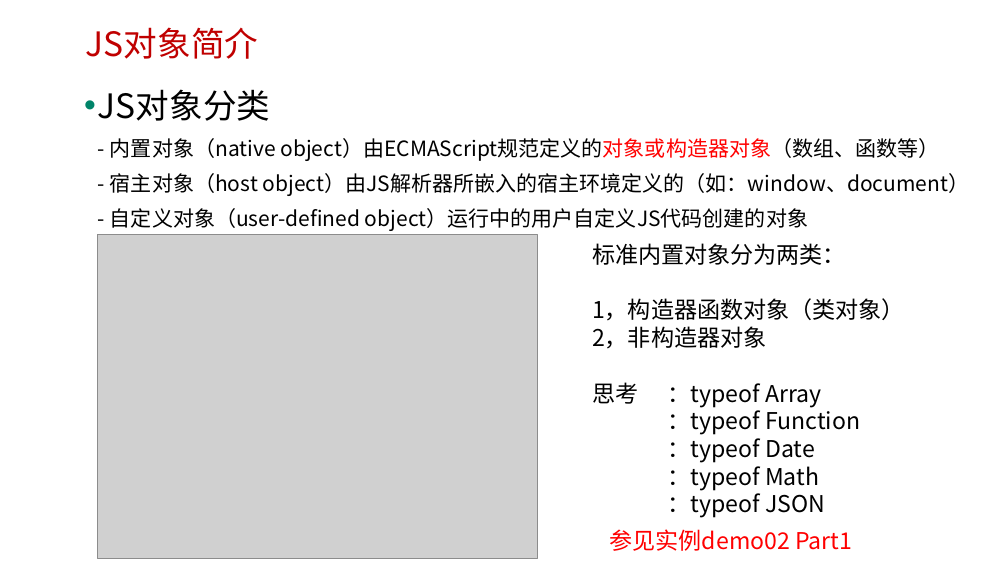
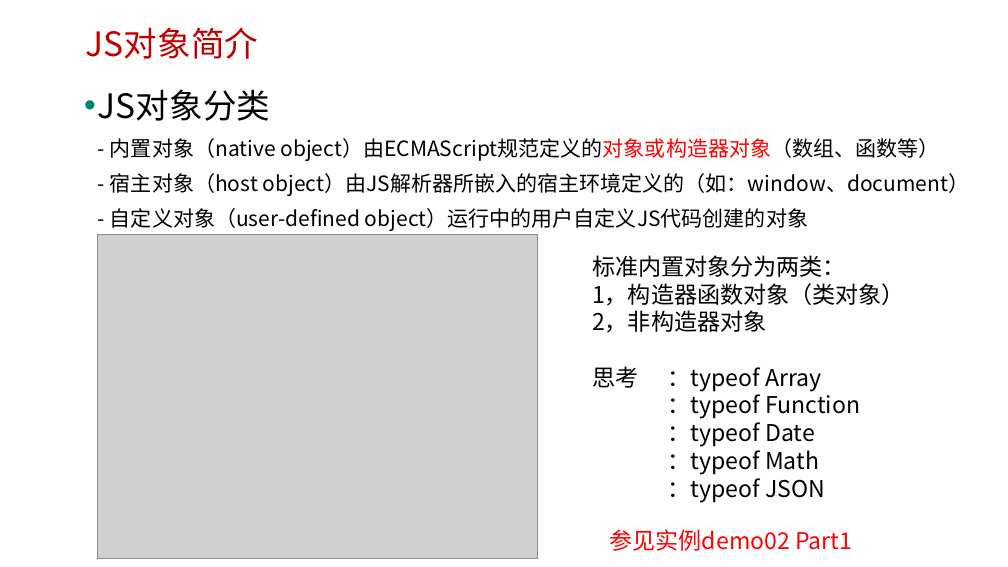
Before and after one commit to edu2act/course-javascript-advanced, a slide deck: slide 5 of 课程PPT/06.JavaScript对象.pptx. Drawn at 1008x567 pixels with LibreOffice and Linux fonts; fonts in the diff are those of the drawing; grey boxes stand for pictures; background and template pictures are left out. Boxes give left, top, right and bottom in pixels: in the first picture for what was removed or moved away, otherwise in the second. Text is boxed around its words. In the diff, an @@ line names an element or a change of style, - is before the commit and + after.

```diff
--- a/课程PPT/06.JavaScript对象.pptx
+++ b/课程PPT/06.JavaScript对象.pptx
@@ text "标准内置对象分为两类： 1，构造器函数对象（类对象）": place and size @@
-text "标准内置对象分为两类： 1，构造器函数对象（类对象）" at box(592, 243, 905, 518)
+text "标准内置对象分为两类： 1，构造器函数对象（类对象）" at box(592, 255, 905, 502)
@@ text at box(592, 255, 905, 306): text changed @@
-标准内置对象分为两类：
-1，构造器函数对象（类对象）
+标准内置对象分为两类：
+1，构造器函数对象（类对象）
```
Also in this commit, not shown: 7 other slides changed, 2 slides added, 10 other files.
